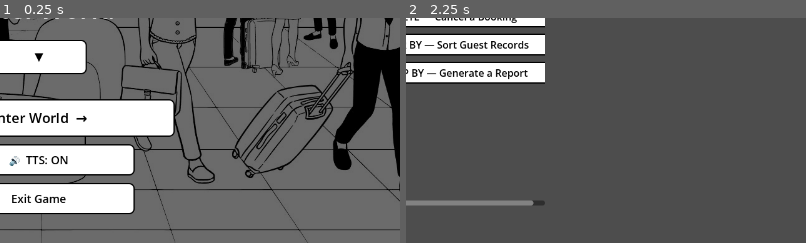
Above: before the commit, frames 1-2 (left to right).
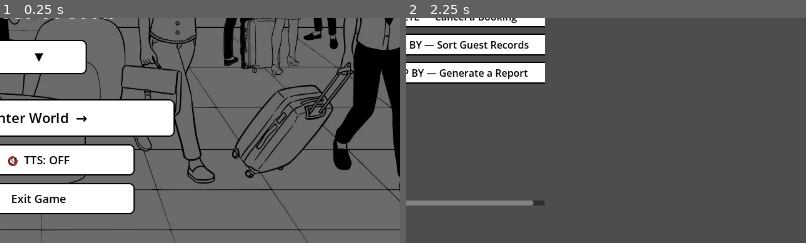
Above: after the commit, the same moments.

Repository: EricNathanCode/C.L.E.D
Game: Godot game, scene res://scene/Main.tscn
The game is run twice, just before and just after one commit, with the same random seed, the same clock (stepped at 60 frames per second) and the same inputs.
Inputs:
- Up to frame 1 (0.25 s): no input
- Up to frame 2 (2.25 s): click "Enter World →" at 0.5 s; click "Change World" at 1.25 s; click "Enter World →" at 2 s
The pictures show only the part of the screen within x 45-95%, y 50-100%; the shares and areas given below are measured in that part.

The runs differ from the first frame. In frame 1, 0.4% of the frame differs, in the area x 2-18%, y 61-66%; in frame 2, nothing differs.

Commit message:
Phase 17
Added Background Music on Menu (MP3)

Diff:
--- a/c.l.e.d/scene/Main.tscn
+++ b/c.l.e.d/scene/Main.tscn
@@ -1,36 +1,29 @@
-[gd_scene load_steps=6 format=3]
+[gd_scene format=3 uid="uid://wfjjv0unh6s5"]
 
-[ext_resource type="Script" path="res://scripts/Main.gd" id="1"]
+[ext_resource type="Script" uid="uid://b6hr7j0741ukv" path="res://scripts/Main.gd" id="1"]
 [ext_resource type="PackedScene" path="res://scene/WorldSelectScreen.tscn" id="2"]
 [ext_resource type="PackedScene" path="res://scene/DashboardScreen.tscn" id="3"]
-[ext_resource type="PackedScene" path="res://scene/GameScreen.tscn" id="4"]
+[ext_resource type="PackedScene" uid="uid://d06rtopiugbrc" path="res://scene/GameScreen.tscn" id="4"]
 [ext_resource type="PackedScene" path="res://scene/CompleteScreen.tscn" id="5"]
 
-[node name="Main" type="Control"]
+[node name="Main" type="Control" unique_id=526736446]
+layout_mode = 3
 anchors_preset = 15
 anchor_right = 1.0
 anchor_bottom = 1.0
 script = ExtResource("1")
 
-[node name="WorldSelectScreen" parent="." instance=ExtResource("2")]
-anchors_preset = 15
-anchor_right = 1.0
-anchor_bottom = 1.0
+[node name="WorldSelectScreen" parent="." unique_id=69881350 instance=ExtResource("2")]
+anchors_preset = 0
 
-[node name="DashboardScreen" parent="." instance=ExtResource("3")]
-anchors_preset = 15
-anchor_right = 1.0
-anchor_bottom = 1.0
+[node name="DashboardScreen" parent="." unique_id=1772925619 instance=ExtResource("3")]
 visible = false
+anchors_preset = 0
 
-[node name="GameScreen" parent="." instance=ExtResource("4")]
-anchors_preset = 15
-anchor_right = 1.0
-anchor_bottom = 1.0
+[node name="GameScreen" parent="." unique_id=1340013830 instance=ExtResource("4")]
 visible = false
+layout_mode = 1
 
-[node name="CompleteScreen" parent="." instance=ExtResource("5")]
-anchors_preset = 15
-anchor_right = 1.0
-anchor_bottom = 1.0
+[node name="CompleteScreen" parent="." unique_id=839939246 instance=ExtResource("5")]
 visible = false
+anchors_preset = 0
--- a/c.l.e.d/scripts/GameManager.gd
+++ b/c.l.e.d/scripts/GameManager.gd
@@ -15,7 +15,7 @@
 var lesson_id         = null
 
 # ── TTS toggle — persists across scenes ──────────────────
-var tts_enabled: bool = true
+var tts_enabled: bool = false
 
 # ── Voice profiles per character ──────────────────────────
 # Each entry: [volume, pitch, rate]
--- a/c.l.e.d/scripts/GameScreen.gd
+++ b/c.l.e.d/scripts/GameScreen.gd
@@ -104,7 +104,7 @@
 # ── Texture loading ───────────────────────────────────────
 func _load_all_textures() -> void:
 	for pair in [["hotel", BG_HOTEL], ["cafe", BG_CAFE],
-	             ["police", BG_POLICE], ["library", BG_LIBRARY]]:
+				 ["police", BG_POLICE], ["library", BG_LIBRARY]]:
 		var tex := _load_texture(pair[1])
 		if tex:
 			_bg_textures[pair[0]] = tex
--- a/c.l.e.d/scripts/Main.gd
+++ b/c.l.e.d/scripts/Main.gd
@@ -1,13 +1,44 @@
 extends Control
 
 func _ready() -> void:
+	_setup_bgm()
 	show_screen("world_select")
+
+func _setup_bgm() -> void:
+	# Create the BGM player in code — no tscn dependency
+	if has_node("BGM"):
+		return  # already exists, skip
+
+	var bgm := AudioStreamPlayer.new()
+	bgm.name = "BGM"
+	bgm.bus = "Master"
+	bgm.volume_db = 0.0
+	add_child(bgm)
+
+	var stream = load("res://audio/bgm/Menu.mp3")
+	if stream == null:
+		push_error("BGM: Could not load res://audio/bgm/Menu.mp3 — check the file is in the right folder")
+		return
+
+	# Force loop on MP3
+	if stream is AudioStreamMP3:
+		stream.loop = true
+
+	bgm.stream = stream
+	bgm.play()
 
 func show_screen(name: String) -> void:
 	$WorldSelectScreen.visible = (name == "world_select")
 	$DashboardScreen.visible   = (name == "dashboard")
 	$GameScreen.visible        = (name == "game")
 	$CompleteScreen.visible    = (name == "complete" or name == "failed")
+
+	if has_node("BGM"):
+		if name == "world_select":
+			if not $BGM.playing:
+				$BGM.play()
+		else:
+			$BGM.stop()
 
 	if name == "dashboard":
 		$DashboardScreen.build_lessons()
Not shown, added: c.l.e.d/audio/bgm/Menu.mp3.import
Not shown, added: c.l.e.d/audio/bgm/Menu.mp3
